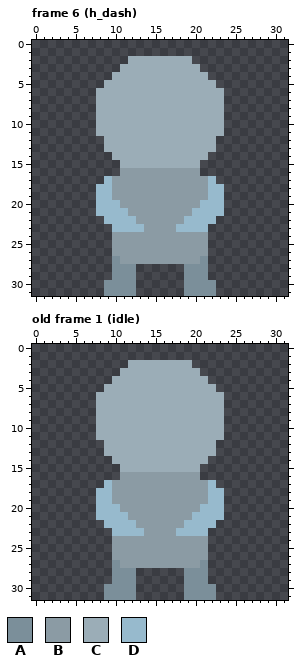
File history of a pixel-art file, Assets/Images/Player/player_down.aseprite. That is the earlier state.
32x32 pixels, 6 frames. Shown: frame 6 (h_dash), old frame 1 (idle). The commit also changed other frames, which this record leaves out.
Visible layers, top first: "Head", "Arm", "Body", "Leg".
Palette (. is transparent): A #7b8f9a  B #8b9ba4  C #9badb7  D #97bacd
Pixels before, frame 6 (h_dash), first column x 8:
 2 ....CCCCCCCC....
 3 ...CCCCCCCCCC...
 4 ..CCCCCCCCCCCC..
 5 .CCCCCCCCCCCCCC.
 6 CCCCCCCCCCCCCCCC
 7 CCCCCCCCCCCCCCCC
 8 CCCCCCCCCCCCCCCC
 9 CCCCCCCCCCCCCCCC
10 CCCCCCCCCCCCCCCC
11 CCCCCCCCCCCCCCCC
12 .CCCCCCCCCCCCCC.
13 .CCCCCCCCCCCCCC.
14 ..CCCCCCCCCCCC..
15 ...CCCCCCCCCC...
16 ...BBBBBBBBBB...
17 .DBBBBBBBBBBBBD.
18 DDBBBBBBBBBBBBDD
19 DDBBBBBBBBBBBBDD
20 DDDBBBBBBBBBBDDD
21 DDDDBBBBBBBBDDDD
22 .DDDDBBBBBBDDDD.
23 ..DDDDBBBBDDDD..
24 ..BBBBBBBBBBBB..
25 ..BBBBBBBBBBBB..
26 ..BBBBBBBBBBBB..
27 ..ABBBBBBBBBBA..
28 ..AAA......AAA..
29 ..AAA......AAA..
30 .AAAA......AAAA.
31 .AAAA......AAAA.
Pixels before, old frame 1 (idle), first column x 8:
 2 ....CCCCCCCC....
 3 ...CCCCCCCCCC...
 4 ..CCCCCCCCCCCC..
 5 .CCCCCCCCCCCCCC.
 6 CCCCCCCCCCCCCCCC
 7 CCCCCCCCCCCCCCCC
 8 CCCCCCCCCCCCCCCC
 9 CCCCCCCCCCCCCCCC
10 CCCCCCCCCCCCCCCC
11 CCCCCCCCCCCCCCCC
12 .CCCCCCCCCCCCCC.
13 .CCCCCCCCCCCCCC.
14 ..CCCCCCCCCCCC..
15 ...CCCCCCCCCC...
16 ...BBBBBBBBBB...
17 .DBBBBBBBBBBBBD.
18 DDBBBBBBBBBBBBDD
19 DDBBBBBBBBBBBBDD
20 DDDBBBBBBBBBBDDD
21 DDDDBBBBBBBBDDDD
22 .DDDDBBBBBBDDDD.
23 ..DDDDBBBBDDDD..
24 ..BBBBBBBBBBBB..
25 ..BBBBBBBBBBBB..
26 ..BBBBBBBBBBBB..
27 ..ABBBBBBBBBBA..
28 ..AAA......AAA..
29 ..AAA......AAA..
30 .AAAA......AAAA.
31 .AAAA......AAAA.
New version:
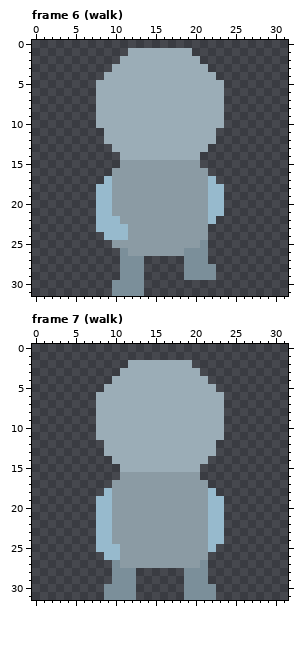
A new or re-ordered frame is compared with the old frame closest to it.
Change:
{"change": "frames 6 -> 24"}
{"where": "frame 6 (walk)"}
{"frame":6,"y":1,"x":12,"old":"........","new":"CCCCCCCC"}
{"frame":6,"y":2,"x":11,"old":".","new":"C"}
{"frame":6,"y":2,"x":20,"old":".","new":"C"}
{"frame":6,"y":3,"x":10,"old":".","new":"C"}
{"frame":6,"y":3,"x":21,"old":".","new":"C"}
{"frame":6,"y":4,"x":9,"old":".","new":"C"}
{"frame":6,"y":4,"x":22,"old":".","new":"C"}
{"frame":6,"y":5,"x":8,"old":".","new":"C"}
{"frame":6,"y":5,"x":23,"old":".","new":"C"}
{"frame":6,"y":11,"x":8,"old":"C","new":"."}
{"frame":6,"y":11,"x":23,"old":"C","new":"."}
{"frame":6,"y":13,"x":9,"old":"C","new":"."}
{"frame":6,"y":13,"x":22,"old":"C","new":"."}
{"frame":6,"y":14,"x":10,"old":"C","new":"."}
{"frame":6,"y":14,"x":21,"old":"C","new":"."}
{"frame":6,"y":15,"x":11,"old":"CCCCCCCCCC","new":"BBBBBBBBBB"}
{"frame":6,"y":16,"x":10,"old":".","new":"B"}
{"frame":6,"y":16,"x":21,"old":".","new":"B"}
{"frame":6,"y":20,"x":10,"old":"D","new":"B"}
{"frame":6,"y":20,"x":21,"old":"D","new":"B"}
{"frame":6,"y":21,"x":10,"old":"DD","new":"BB"}
{"frame":6,"y":21,"x":20,"old":"DD","new":"BB"}
{"frame":6,"y":22,"x":8,"old":".","new":"D"}
{"frame":6,"y":22,"x":11,"old":"DD","new":"BB"}
{"frame":6,"y":22,"x":19,"old":"DDD","new":"BBB"}
{"frame":6,"y":23,"x":8,"old":"..","new":"DD"}
{"frame":6,"y":23,"x":12,"old":"DD","new":"BB"}
{"frame":6,"y":23,"x":18,"old":"DDDD","new":"BBBB"}
{"frame":6,"y":24,"x":9,"old":".BB","new":"DDD"}
{"frame":6,"y":25,"x":21,"old":"B","new":"A"}
{"frame":6,"y":26,"x":10,"old":"BB","new":".A"}
{"frame":6,"y":26,"x":19,"old":"BBB","new":"AAA"}
{"frame":6,"y":27,"x":10,"old":"ABBBBBBBBBB","new":".AAA.....AA"}
{"frame":6,"y":28,"x":10,"old":"A","new":"."}
{"frame":6,"y":28,"x":13,"old":".","new":"A"}
{"frame":6,"y":28,"x":22,"old":".","new":"A"}
{"frame":6,"y":29,"x":10,"old":"A","new":"."}
{"frame":6,"y":29,"x":13,"old":".","new":"A"}
{"frame":6,"y":29,"x":22,"old":".","new":"A"}
{"frame":6,"y":30,"x":9,"old":"A","new":"."}
{"frame":6,"y":30,"x":13,"old":".","new":"A"}
{"frame":6,"y":30,"x":19,"old":"AAAA","new":"...."}
{"frame":6,"y":31,"x":9,"old":"A","new":"."}
{"frame":6,"y":31,"x":13,"old":".","new":"A"}
{"frame":6,"y":31,"x":19,"old":"AAAA","new":"...."}
{"where": "frame 7 (walk) is new; against old frame 1 (idle), layer \"Arm\""}
{"frame":7,"y":17,"x":9,"old":"D","new":"."}
{"frame":7,"y":17,"x":22,"old":"D","new":"."}
{"frame":7,"y":18,"x":8,"old":"D","new":"."}
{"frame":7,"y":18,"x":23,"old":"D","new":"."}
{"frame":7,"y":20,"x":10,"old":"D","new":"B"}
{"frame":7,"y":20,"x":21,"old":"D","new":"B"}
{"frame":7,"y":21,"x":10,"old":"DD","new":"BB"}
{"frame":7,"y":21,"x":20,"old":"DD","new":"BB"}
{"frame":7,"y":22,"x":8,"old":".","new":"D"}
{"frame":7,"y":22,"x":10,"old":"DDD","new":"BBB"}
{"frame":7,"y":22,"x":19,"old":"DDD","new":"BBB"}
{"frame":7,"y":22,"x":23,"old":".","new":"D"}
{"frame":7,"y":23,"x":8,"old":"..DDDD","new":"DDBBBB"}
{"frame":7,"y":23,"x":18,"old":"DDDD..","new":"BBBBDD"}
{"frame":7,"y":24,"x":8,"old":"..","new":"DD"}
{"frame":7,"y":24,"x":22,"old":"..","new":"DD"}
{"frame":7,"y":25,"x":8,"old":"..B","new":"DDD"}
{"frame":7,"y":25,"x":22,"old":".","new":"D"}
{"frame":7,"y":26,"x":9,"old":".B","new":"DD"}
